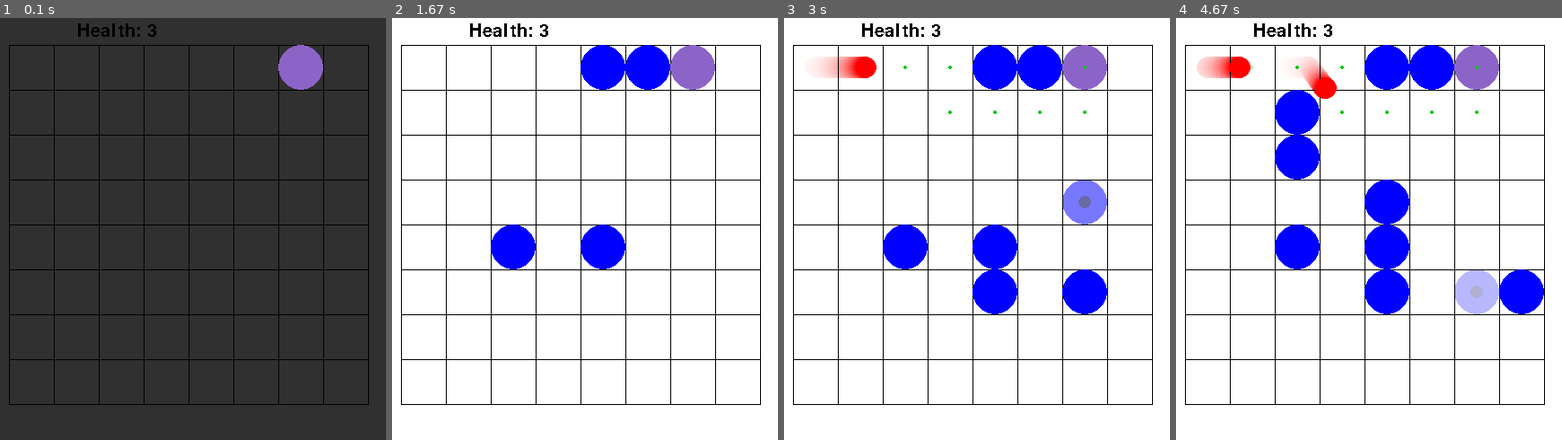
Above: before the commit, frames 1-4 (left to right).
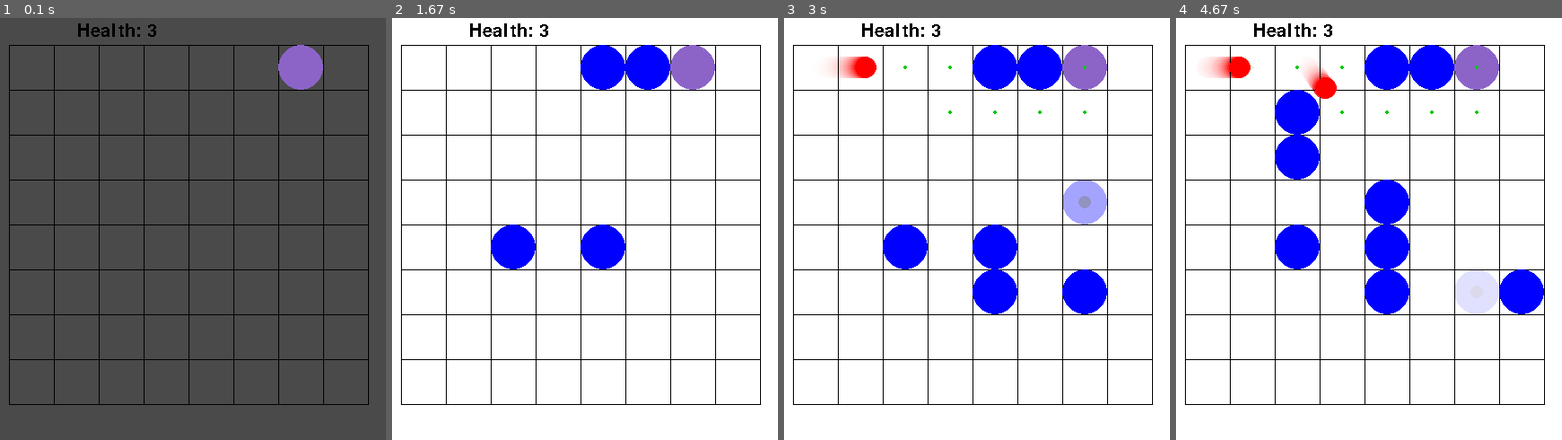
Above: after the commit, the same moments.

Repository: randompast/Tower-Defense-pygame
Game: pygame game, started from main.py
Two runs of this game, one before a commit and one after it. Both use one fixed random seed, a clock stepped at 60 frames per second and the inputs below.
Inputs (mouse positions are in pixels of both pictures, inside the frame that each line leads up to):
- Up to frame 1 (0.1 s): no input
- Up to frame 2 (1.67 s): click (585, 229) at 0.38 s; click (492, 233) at 0.72 s; click (642, 81) at 1.05 s; click (592, 85) at 1.38 s
- Up to frame 3 (3 s): click (980, 275) at 1.72 s; click (1077, 296) at 2.05 s; click (1077, 191) at 2.38 s; click (1096, 220) at 2.75 s
- Up to frame 4 (4.67 s): click (1504, 313) at 3.22 s; click (1384, 212) at 3.55 s; click (1284, 153) at 3.88 s; click (1473, 275) at 4.22 s; click (1307, 89) at 4.55 s

The runs differ from the first frame. In frame 1, 95% of the frame differs, in the area x 0-100%, y 0-100%; in frame 2, nothing differs; in frame 3, 1.4%; in frame 4, 1.6%.

Commit message:
adjusted clear with alpha blitting, minor cleaning

Diff:
--- a/gameloop.py
+++ b/gameloop.py
@@ -9,7 +9,7 @@
 def gameloop(pyg):
     while pyg.player.health > 0:
         pygame.display.update()
-        pyg.clear((255,255,255,25))
+        pyg.clear((255,255,255,40))
         pyg.grid.draw_grid_lines(pyg)
         pyg.grid.draw_grid(pyg)
         event_handler(pyg)
--- a/init.py
+++ b/init.py
@@ -21,7 +21,6 @@
         pygame.display.set_caption('Tower Defense')
         self.grid = grid((8,8), (50,50), (10,20),(30,40))
         self.DISPLAYSURF = pygame.display.set_mode(self.grid.res)
-        self.DISPLAYSURF.set_alpha(10)
         self.towers = []
         self.enemies = []
         self.player = player(3,2,0)
@@ -29,7 +28,4 @@
     def clear(self, color):
         background = pygame.Surface(self.grid.res).convert_alpha()
         pygame.draw.rect(background,color,[0,0]+self.grid.res)
-        # pygame.draw.rect(background,(255,255,255,100),(0,0,40,40))
-        # pygame.draw.rect(background,(255,0,255),(120,120,50,50))
-        # self.DISPLAYSURF.fill(color)
         self.DISPLAYSURF.blit(background,(0,0))
